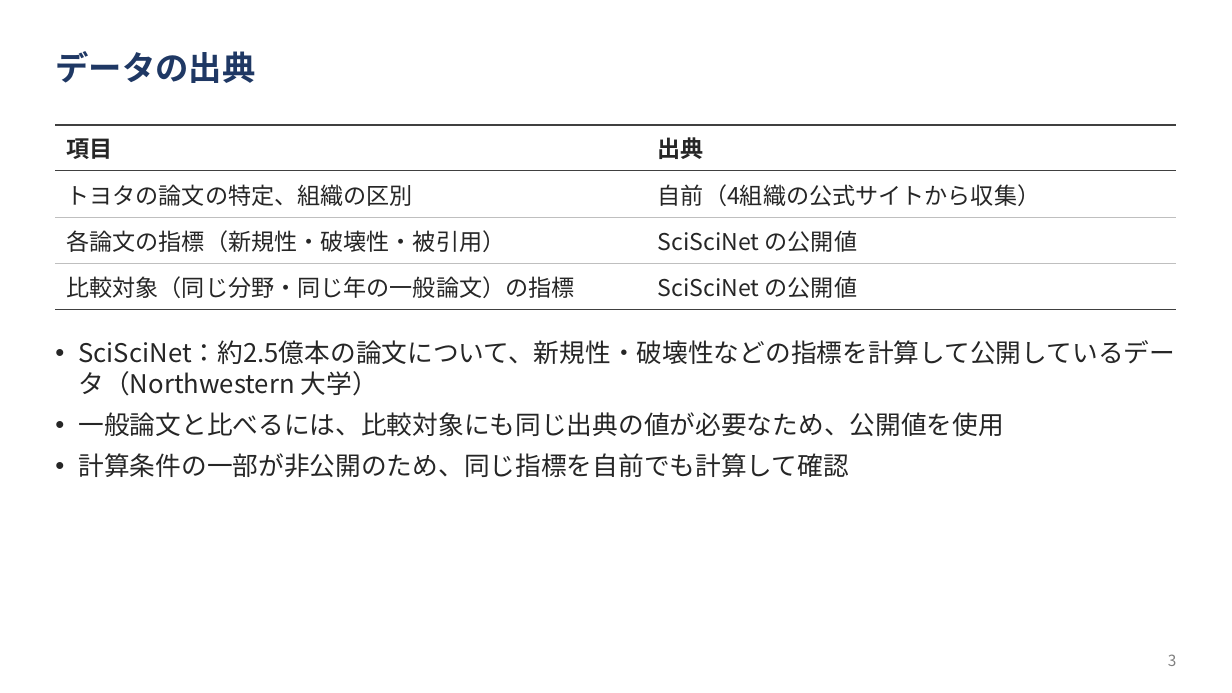
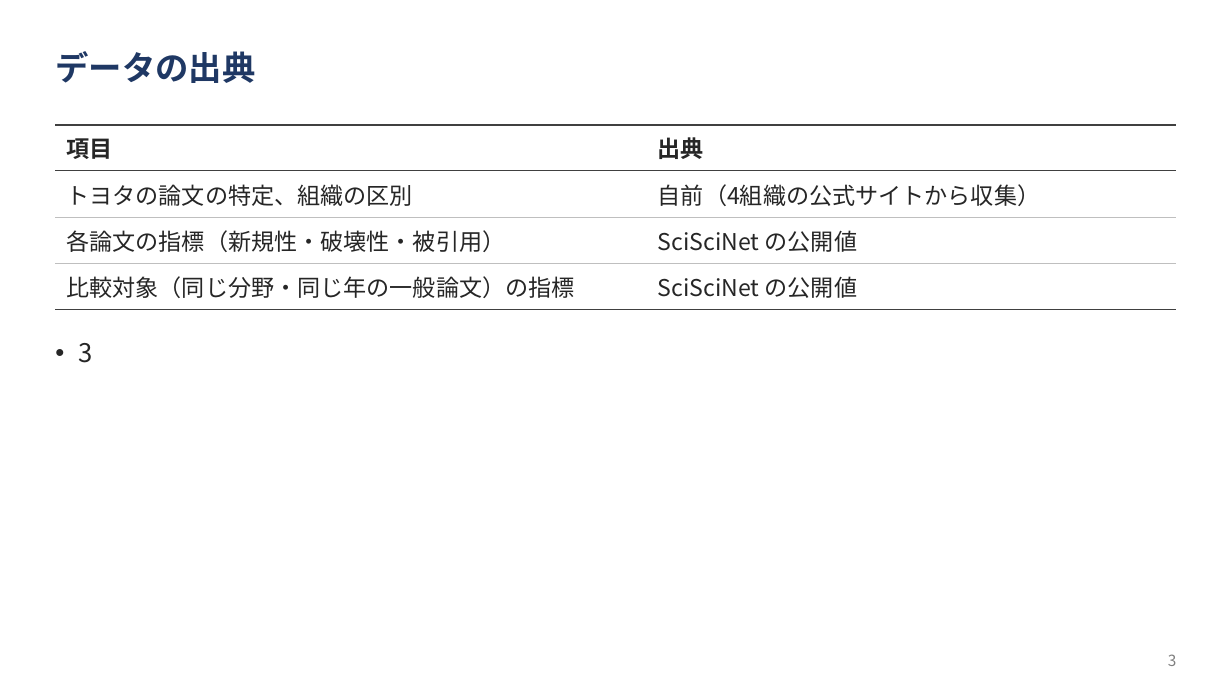
Before and after one commit to ryosuke0828/sci-sci-toyota, a slide deck: slide 3 of docs/slides/toyota_novelty_progress.pptx. Drawn at 1232x693 pixels with LibreOffice and Linux fonts; fonts in the diff are those of the drawing. Boxes give left, top, right and bottom in pixels: in the first picture for what was removed or moved away, otherwise in the second. Text is boxed around its words. In the diff, an @@ line names an element or a change of style, - is before the commit and + after.

```diff
--- a/docs/slides/toyota_novelty_progress.pptx
+++ b/docs/slides/toyota_novelty_progress.pptx
@@ text at [79, 343, 93, 363]: text changed @@
-• SciSciNet：約2.5億本の論文について、新規性・破壊性などの指標を計算して公開しているデータ（Northwestern 大学）
-• 一般論文と比べるには、比較対象にも同じ出典の値が必要なため、公開値を使用
-• 計算条件の一部が非公開のため、同じ指標を自前でも計算して確認
+• 3
```
Also in this commit, not shown: 8 other slides changed, 4 slides added, 3 slides removed.
